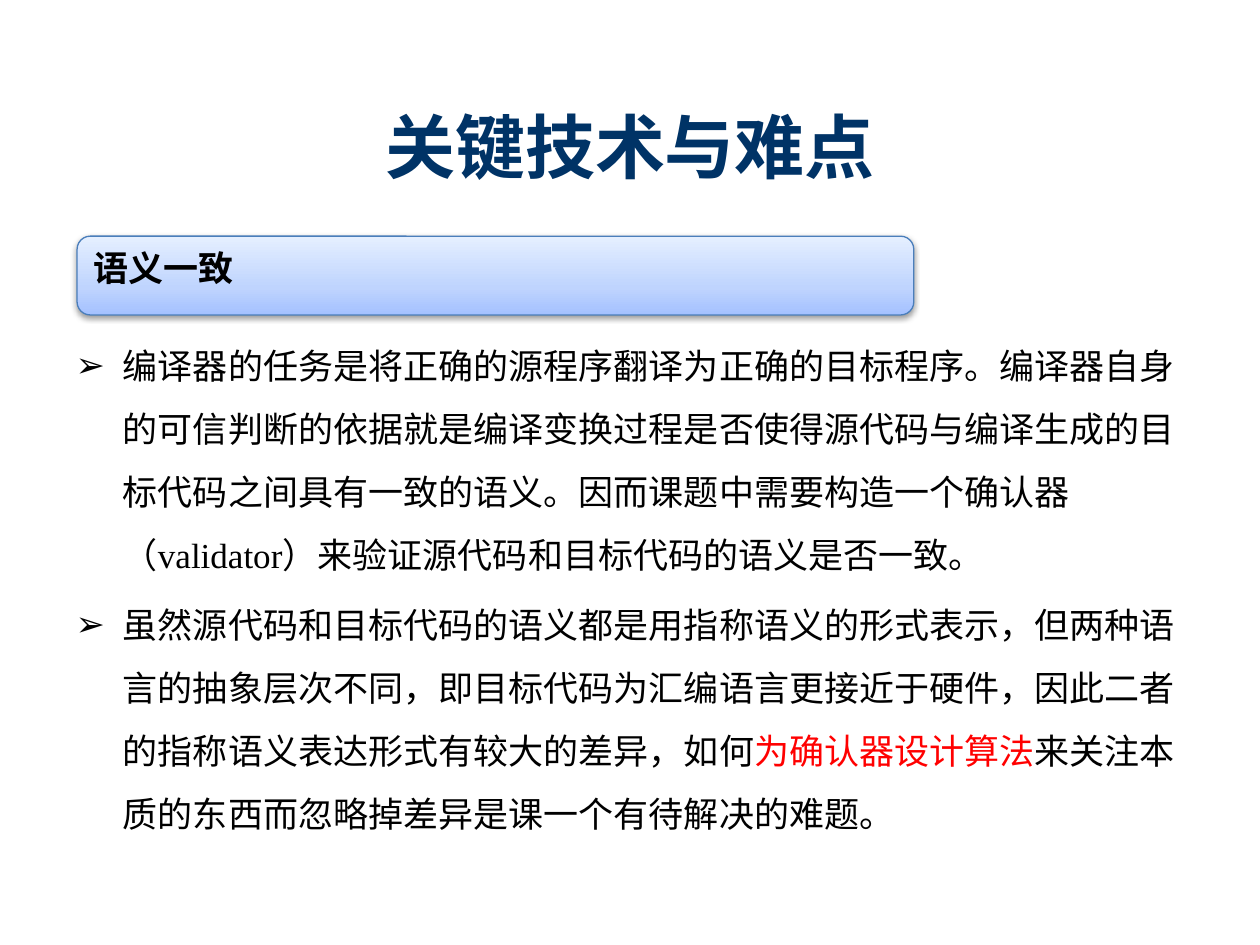
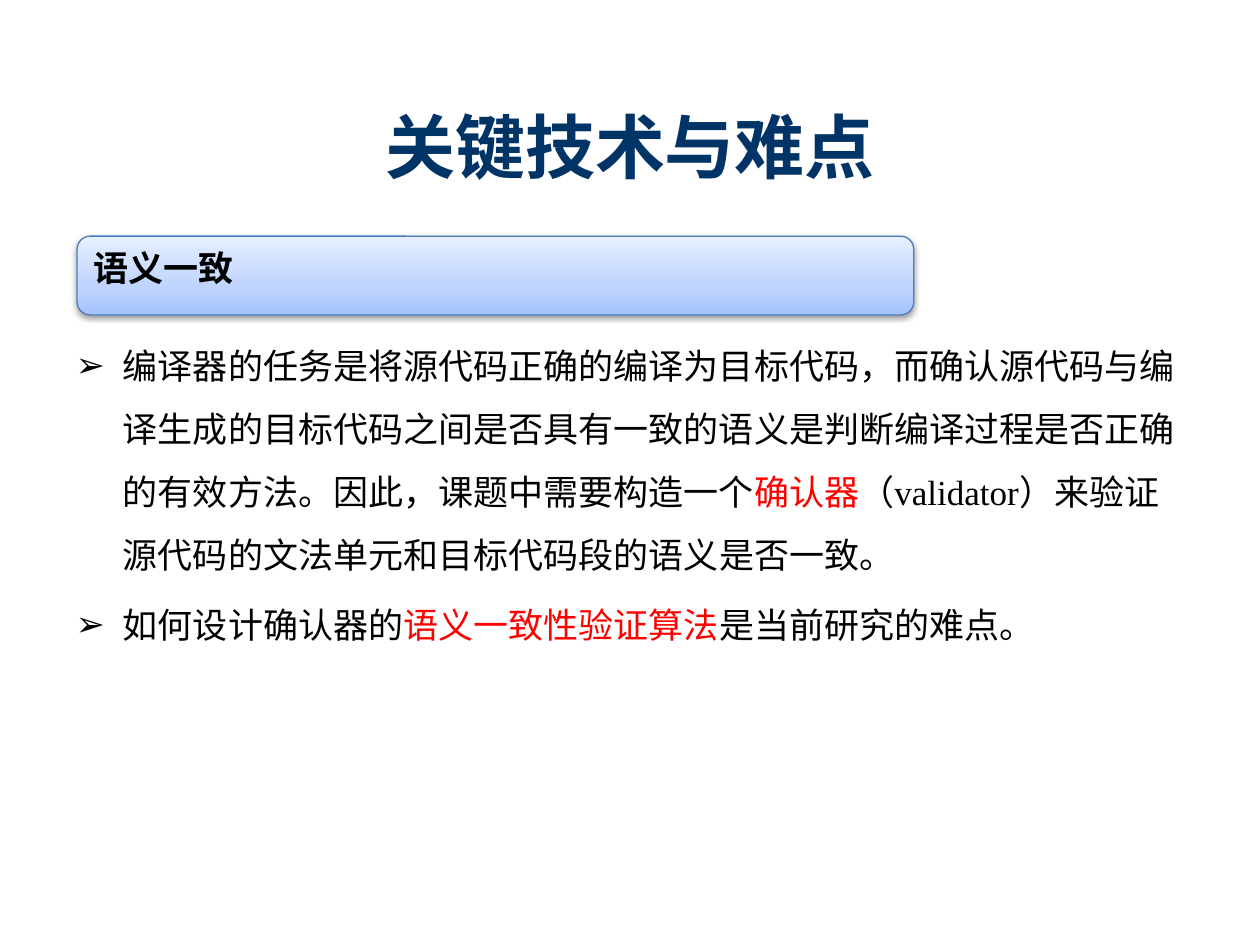
Before and after one commit to destiny1991/--2014--destiny, a slide deck: slide 23 of 开题/SY1406108_陈志伟_开题ppt.pptx. Drawn at 1260x945 pixels with LibreOffice and Linux fonts; fonts in the diff are those of the drawing; background and template pictures are left out. Boxes give left, top, right and bottom in pixels: in the first picture for what was removed or moved away, otherwise in the second. Text is boxed around its words. In the diff, an @@ line names an element or a change of style, - is before the commit and + after.

```diff
--- a/开题/SY1406108_陈志伟_开题ppt.pptx
+++ b/开题/SY1406108_陈志伟_开题ppt.pptx
@@ text at [123, 349, 1175, 641]: text changed @@
-➢ 编译器的任务是将正确的源程序翻译为正确的目标程序。编译器自身的可信判断的依据就是编译变换过程是否使得源代码与编译生成的目标代码之间具有一致的语义。因而课题中需要构造一个确认器（validator）来验证源代码和目标代码的语义是否一致。
-➢ 虽然源代码和目标代码的语义都是用指称语义的形式表示，但两种语言的抽象层次不同，即目标代码为汇编语言更接近于硬件，因此二者的指称语义表达形式有较大的差异，如何为确认器设计算法来关注本质的东西而忽略掉差异是课一个有待解决的难题。
+➢ 编译器的任务是将源代码正确的编译为目标代码，而确认源代码与编译生成的目标代码之间是否具有一致的语义是判断编译过程是否正确的有效方法。因此，课题中需要构造一个确认器（validator）来验证源代码的文法单元和目标代码段的语义是否一致。
+➢ 如何设计确认器的语义一致性验证算法是当前研究的难点。
```
Also in this commit, not shown: 15 other slides changed, 2 other files.
